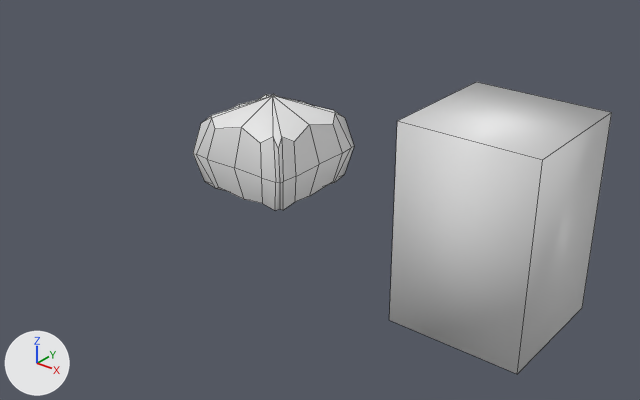
What one commit did to the Blender file runs/2026-08-12_hard-surface-shading-policy/hard_surface_shading_policy.blend.
Both versions are drawn from a 50 mm lens placed at (8.84, -9.87, 5.51), pointed at (0.8, 0.19, -0.73). Arrows for +X, +Y and +Z are at lower left; the lights stay in place. The older version comes first. Mesh edges are drawn as thin lines.

Names of what the first picture shows: 'Semantic_Hard_Surface_Box', 'Unannotated_Blanket_Smooth_Box'.
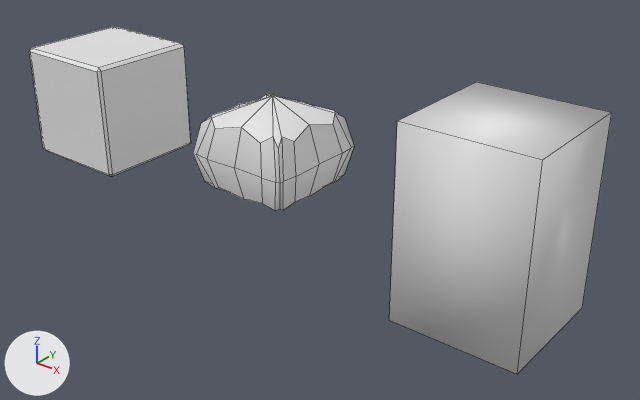
Commit message: Distinguish ANGLE/VGROUP-limited Bevel from no bevel in the shading audit

What differs and where, as boxes (x1, y1, x2, y2) in the pictures (640 x 400 px):
'Angle_Scoped_No_Semantic_Intent_Box', added
    after: (29, 27, 191, 176)

The change in detail:
Mesh me_cube_002 is new.
It is a box spanning x -1.0..1.0, y -1.0..1.0, z -1.0..1.0.
Object 'Angle_Scoped_No_Semantic_Intent_Box' (ob_angle_scoped_no_semantic_intent_box) is new; it shows me_cube_002.
Its location is (-4.0, 0.0, 0.0).
It gains a BEVEL modifier named 'Purposeful edge radius'.
Modifier setting: width = 0.05.
Modifier setting: width_pct = 0.05.
